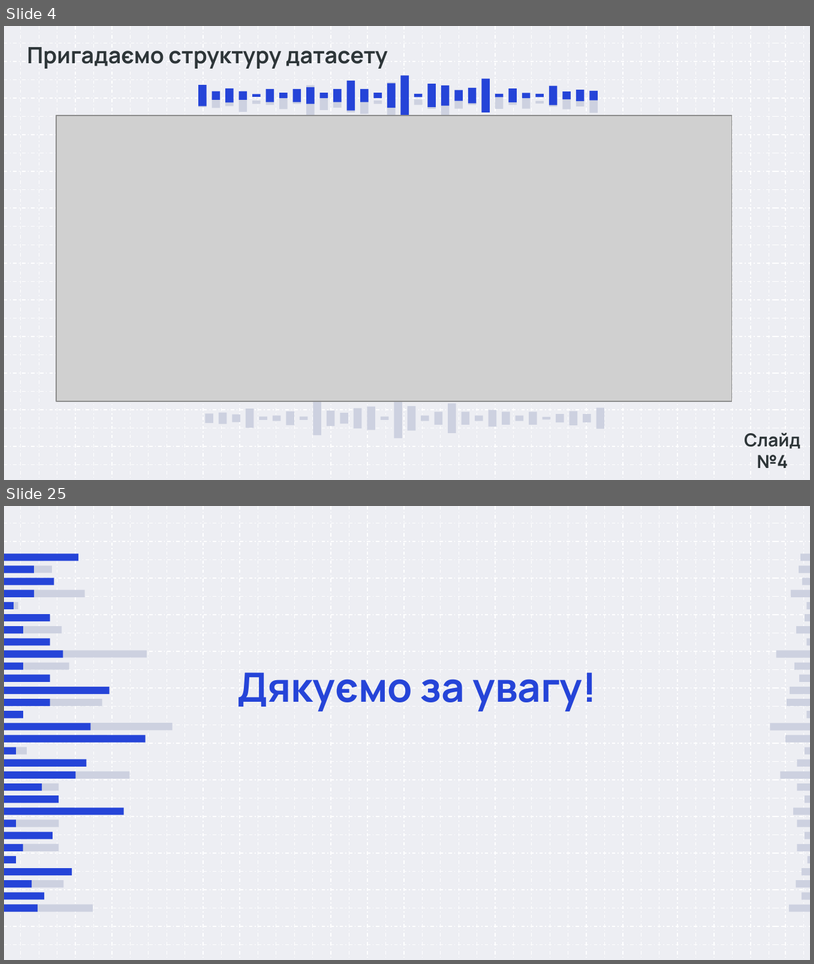
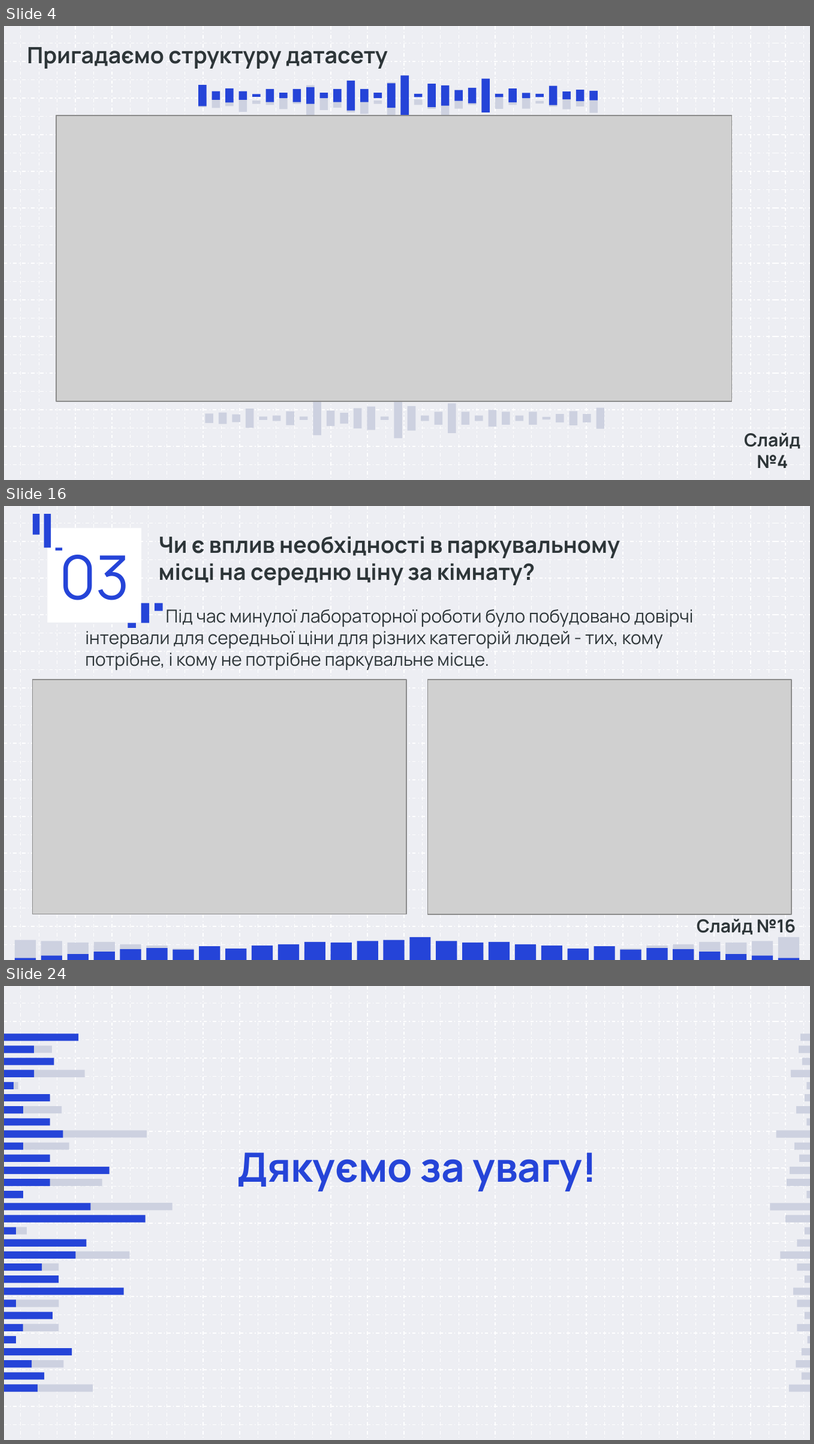
Before and after one commit to damyr-zaichenko/data_analysis_labs, a slide deck: lab3/Лабораторна 3.pptx. Shown one above the other, each under a label of ours: slides 4 and 25 before the commit, slides 4, 16 and 24 after it; the slides between them are not shown. The pictures are 814x964 and 814x1444 pixels, drawn with LibreOffice and Linux fonts; fonts in the diff are those of the drawing; grey boxes stand for pictures. Boxes give left, top, right and bottom in pixels: in the first picture for what was removed or moved away, otherwise in the second. Text is boxed around its words. In the diff, an @@ line names an element or a change of style, - is before the commit and + after.

```diff
--- a/lab3/Лабораторна 3.pptx
+++ b/lab3/Лабораторна 3.pptx
@@ slide 16 added at bbox=[4, 506, 810, 960], background #EDEEF3; not listed: 92 template elements that a slide beside it also shows @@
@@ freeform shape added at bbox=[33, 514, 40, 535], fill #2544D8 @@
@@ freeform shape added at bbox=[44, 514, 51, 548], fill #2544D8 @@
@@ title added at bbox=[48, 528, 141, 622], fill #FFFFFF, 54 pt, text #2544D8 @@
+03
@@ text added at bbox=[159, 536, 620, 585], 20 pt, text #2D3538, bold @@
+Чи є вплив необхідності в паркувальному місці на середню ціну за кімнату?
@@ freeform shape added at bbox=[56, 548, 63, 551], fill #2544D8 @@
@@ text added at bbox=[85, 609, 694, 670], 16 pt, text #2D3538 @@
+Під час минулої лабораторної роботи було побудовано довірчі інтервали для середньої ціни для різних категорій людей - тих, кому потрібне, і кому не потрібне паркувальне місце.
@@ freeform shape added at bbox=[141, 603, 149, 623], fill #2544D8 @@
@@ freeform shape added at bbox=[155, 603, 163, 611], fill #2544D8 @@
@@ freeform shape added at bbox=[128, 623, 135, 628], fill #2544D8 @@
@@ picture added at bbox=[33, 679, 407, 914] @@
@@ picture added at bbox=[428, 679, 792, 914] @@
@@ text added at bbox=[697, 918, 796, 934], 16 pt, text #2D3538, bold @@
+Слайд №16
@@ group added at bbox=[14, 940, 405, 960]: 15 freeform shapes @@
@@ group added at bbox=[14, 937, 799, 960]: 30 freeform shapes @@
@@ group added at bbox=[410, 937, 799, 960]: 15 freeform shapes @@
@@ what was slide 25 is now slide 24 @@
```
Also in this commit, not shown: 12 slides changed, 6 other slides added, 8 slides removed.
